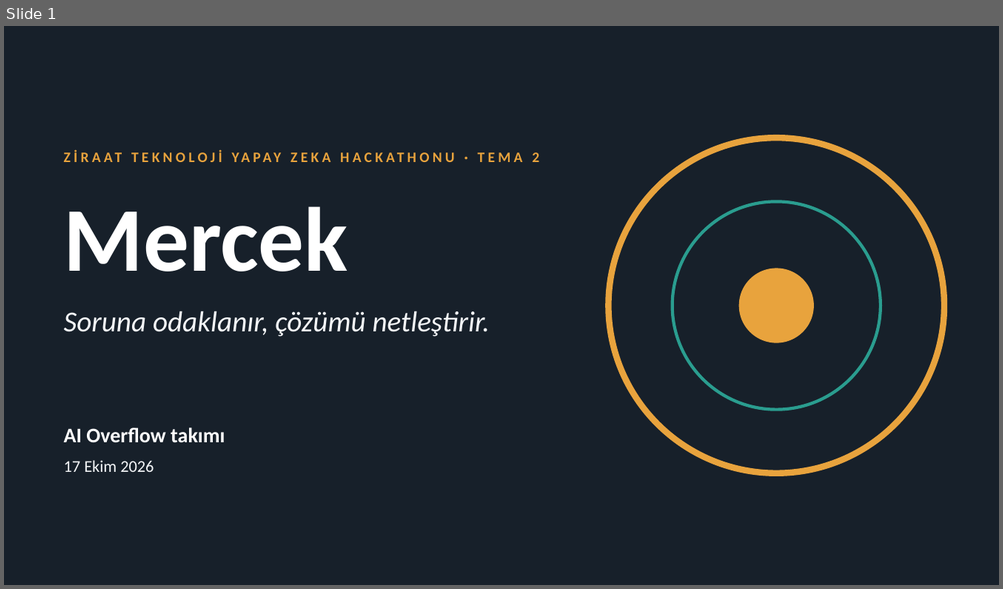
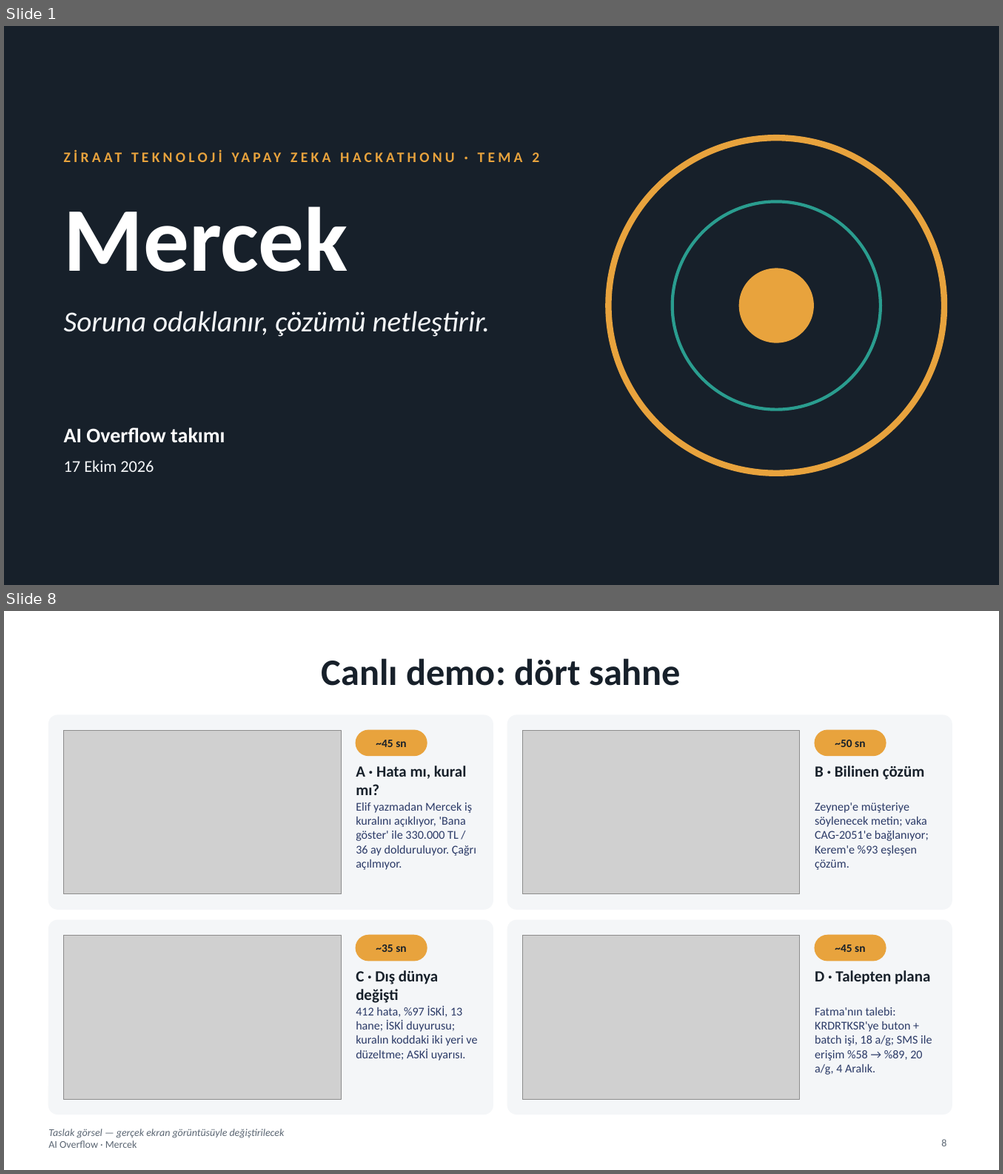
Before and after one commit to SeyhanAmasyalii/ZTHackathonStudy, a slide deck: presentation/Mercek_AI_Overflow_Sunum.pptx. Shown one above the other, each under a label of ours: slide 1 before the commit, slides 1 and 8 after it; the slides between them are not shown. The pictures are 1003x589 and 1003x1174 pixels, drawn with LibreOffice and Linux fonts; fonts in the diff are those of the drawing; grey boxes stand for pictures. Boxes give left, top, right and bottom in pixels: in the first picture for what was removed or moved away, otherwise in the second. Text is boxed around its words. In the diff, an @@ line names an element or a change of style, - is before the commit and + after.

```diff
--- a/presentation/Mercek_AI_Overflow_Sunum.pptx
+++ b/presentation/Mercek_AI_Overflow_Sunum.pptx
@@ slide 8 added at bbox=[4, 611, 999, 1170], background #FFFFFF @@
@@ title added at bbox=[321, 658, 680, 686], 36 pt, text #17202A, bold @@
+Canlı demo: dört sahne
@@ rounded rectangle added at bbox=[48, 715, 492, 909], fill #F4F6F8, outline #F4F6F8 1 pt @@
@@ rounded rectangle added at bbox=[508, 715, 951, 909], fill #F4F6F8, outline #F4F6F8 1 pt @@
@@ picture added at bbox=[64, 730, 341, 894] @@
@@ rounded rectangle added at bbox=[356, 730, 427, 756], fill #E8A33D, outline #E8A33D 1 pt @@
@@ text added at bbox=[375, 740, 406, 747], 11 pt, text #17202A, bold @@
+~45 sn
@@ picture added at bbox=[523, 730, 800, 894] @@
@@ rounded rectangle added at bbox=[815, 730, 886, 756], fill #E8A33D, outline #E8A33D 1 pt @@
@@ text added at bbox=[834, 740, 865, 747], 11 pt, text #17202A, bold @@
+~50 sn
@@ text added at bbox=[356, 766, 466, 795], 15 pt, text #17202A, bold @@
+A · Hata mı, kural mı?
@@ text added at bbox=[814, 766, 924, 780], 15 pt, text #17202A, bold @@
+B · Bilinen çözüm
@@ text added at bbox=[356, 803, 476, 870], 11.5 pt, text #2B3A67 @@
+Elif yazmadan Mercek iş kuralını açıklıyor, 'Bana göster' ile 330.000 TL / 36 ay dolduruluyor. Çağrı açılmıyor.
@@ text added at bbox=[814, 803, 928, 870], 11.5 pt, text #2B3A67 @@
+Zeynep'e müşteriye söylenecek metin; vaka CAG-2051'e bağlanıyor; Kerem'e %93 eşleşen çözüm.
@@ rounded rectangle added at bbox=[48, 920, 492, 1115], fill #F4F6F8, outline #F4F6F8 1 pt @@
@@ rounded rectangle added at bbox=[508, 920, 951, 1115], fill #F4F6F8, outline #F4F6F8 1 pt @@
@@ picture added at bbox=[64, 936, 341, 1099] @@
@@ rounded rectangle added at bbox=[356, 936, 427, 961], fill #E8A33D, outline #E8A33D 1 pt @@
@@ picture added at bbox=[523, 936, 800, 1099] @@
@@ rounded rectangle added at bbox=[815, 936, 886, 961], fill #E8A33D, outline #E8A33D 1 pt @@
@@ text added at bbox=[375, 945, 406, 952], 11 pt, text #17202A, bold @@
+~35 sn
@@ text added at bbox=[834, 945, 865, 952], 11 pt, text #17202A, bold @@
+~45 sn
@@ text added at bbox=[356, 971, 438, 1003], 15 pt, text #17202A, bold @@
+C · Dış dünya değişti
@@ text added at bbox=[814, 971, 930, 985], 15 pt, text #17202A, bold @@
+D · Talepten plana
@@ text added at bbox=[356, 1006, 477, 1061], 11.5 pt, text #2B3A67 @@
+412 hata, %97 İSKİ, 13 hane; İSKİ duyurusu; kuralın koddaki iki yeri ve düzeltme; ASKİ uyarısı.
@@ text added at bbox=[814, 1008, 931, 1075], 11.5 pt, text #2B3A67 @@
+Fatma'nın talebi: KRDRTKSR'ye buton + batch işi, 18 a/g; SMS ile erişim %58 → %89, 20 a/g, 4 Aralık.
@@ text added at bbox=[48, 1141, 137, 1148], 10 pt, text #5B6673 @@
+AI Overflow · Mercek
@@ text added at bbox=[48, 1129, 284, 1139], 10 pt, text #5B6673, italic @@
+Taslak görsel — gerçek ekran görüntüsüyle değiştirilecek
@@ page number added at bbox=[941, 1139, 946, 1147], 10 pt, text #5B6673 @@
+8
```
Also in this commit, not shown: 8 slides changed, 1 other slide added, 2 slides removed, 24 other files.
